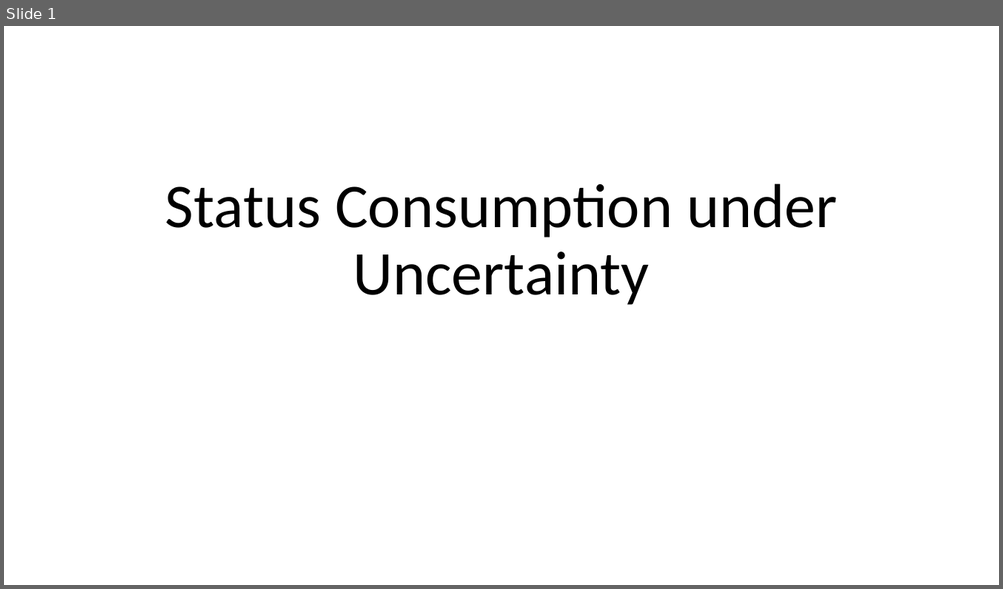
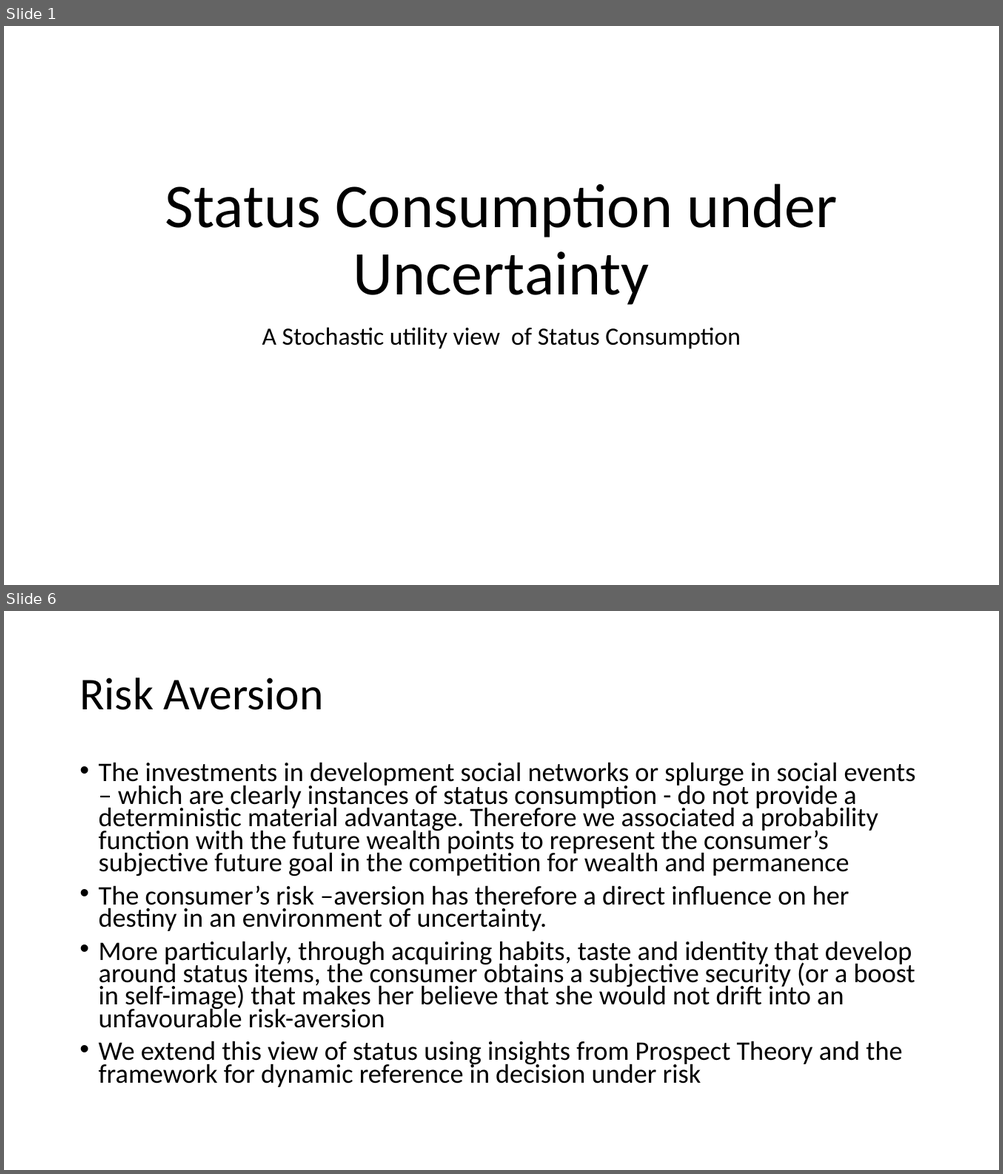
Before and after one commit to anuragr81/research, a slide deck: consumption/presentation_chapter3_1.pptx. Shown one above the other, each under a label of ours: slide 1 before the commit, slides 1 and 6 after it; the slides between them are not shown. The pictures are 1003x589 and 1003x1174 pixels, drawn with LibreOffice and Linux fonts; fonts in the diff are those of the drawing. Boxes give left, top, right and bottom in pixels: in the first picture for what was removed or moved away, otherwise in the second. Text is boxed around its words. In the diff, an @@ line names an element or a change of style, - is before the commit and + after.

```diff
--- a/consumption/presentation_chapter3_1.pptx
+++ b/consumption/presentation_chapter3_1.pptx
@@ slide 6 added at bbox=[4, 611, 999, 1170], background #FFFFFF @@
@@ title added at bbox=[79, 678, 324, 710], 44 pt, text #000000 @@
+Risk Aversion
@@ text added at bbox=[99, 762, 916, 1088], 25.9 pt, text #000000 @@
+• The investments in development social networks or splurge in social events – which are clearly instances of status consumption - do not provide a deterministic material advantage. Therefore we associated a probability function with the future wealth points to represent the consumer’s subjective future goal in the competition for wealth and permanence
+• The consumer’s risk –aversion has therefore a direct influence on her destiny in an environment of uncertainty.
+• More particularly, through acquiring habits, taste and identity that develop around status items, the consumer obtains a subjective security (or a boost in self-image) that makes her believe that she would not drift into an unfavourable risk-aversion
+• We extend this view of status using insights from Prospect Theory and the framework for dynamic reference in decision under risk
@@ slide 1 changed as well @@
@@ subtitle added at bbox=[262, 327, 740, 349], 24 pt, text #000000 @@
+A Stochastic utility view of Status Consumption
```
Also in this commit, not shown: 1 other slide changed, 4 other slides added, 2 slides removed, 2 other files.
